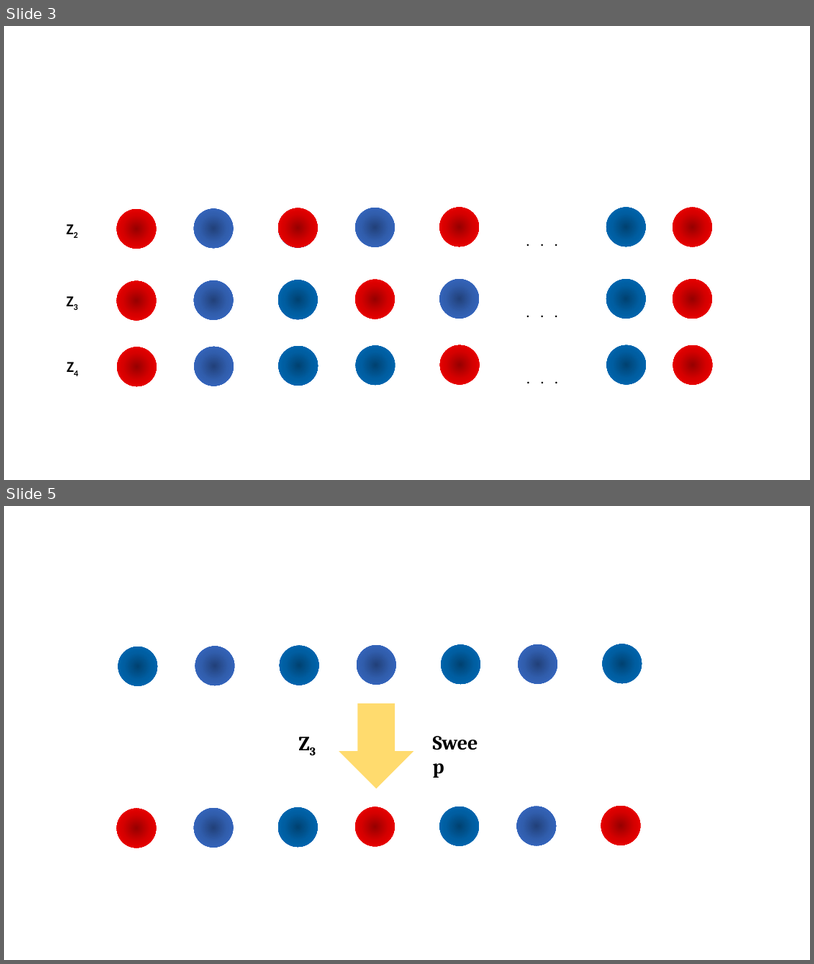
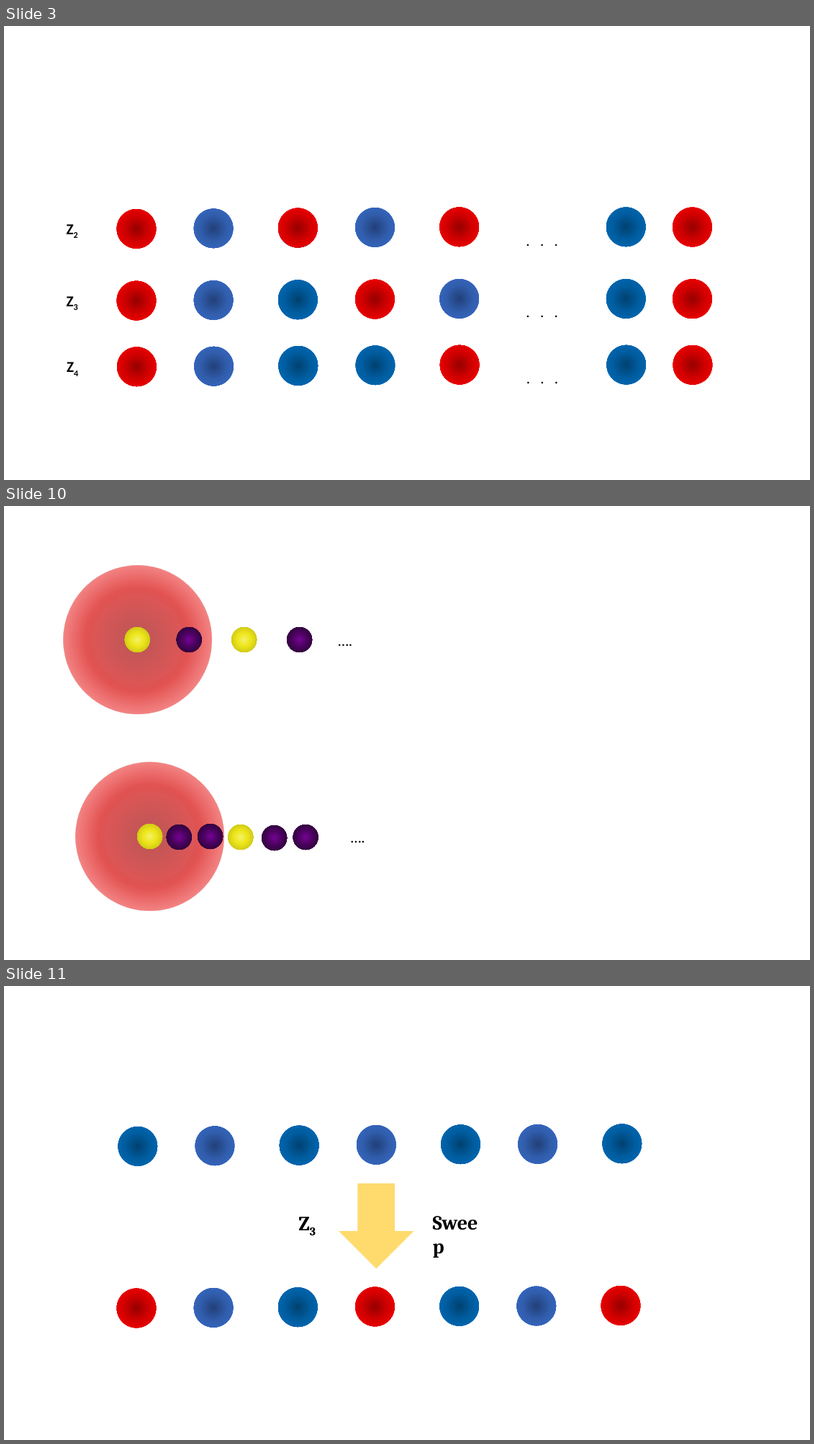
Before and after one commit to oliverlind/L4ProgressGUI, a slide deck: Diagram Powerpoints/Atom Arrays.pptx. Shown one above the other, each under a label of ours: slides 3 and 5 before the commit, slides 3, 10 and 11 after it; the slides between them are not shown. The pictures are 814x964 and 814x1444 pixels, drawn with LibreOffice and Linux fonts; fonts in the diff are those of the drawing. Boxes give left, top, right and bottom in pixels: in the first picture for what was removed or moved away, otherwise in the second. Text is boxed around its words. In the diff, an @@ line names an element or a change of style, - is before the commit and + after.

```diff
--- a/Diagram Powerpoints/Atom Arrays.pptx
+++ b/Diagram Powerpoints/Atom Arrays.pptx
@@ slide 10 added at <box>4,506,810,960</box>, background #FFFFFF @@
@@ ellipse added at <box>63,565,211,713</box>, fill gradient #970000 to #D70000 to #FF0000 @@
@@ ellipse added at <box>125,627,150,652</box>, fill gradient #F4F06E to #EEE71D to #BDB70E @@
@@ ellipse added at <box>176,627,202,652</box>, fill gradient #760395 to #440256 to #1D0124 @@
@@ ellipse added at <box>232,627,257,652</box>, fill gradient #F4F06E to #EEE71D to #BDB70E @@
@@ ellipse added at <box>287,627,313,652</box>, fill gradient #760395 to #440256 to #1D0124 @@
@@ text added at <box>332,628,359,651</box>, 18 pt, text #000000 @@
+….
@@ ellipse added at <box>76,762,224,910</box>, fill gradient #970000 to #D70000 to #FF0000 @@
@@ ellipse added at <box>137,824,162,849</box>, fill gradient #F4F06E to #EEE71D to #BDB70E @@
@@ ellipse added at <box>167,824,192,849</box>, fill gradient #760395 to #440256 to #1D0124 @@
@@ ellipse added at <box>198,824,223,849</box>, fill gradient #760395 to #440256 to #1D0124 @@
@@ ellipse added at <box>229,824,254,849</box>, fill gradient #F4F06E to #EEE71D to #BDB70E @@
@@ ellipse added at <box>262,826,287,851</box>, fill gradient #760395 to #440256 to #1D0124 @@
@@ ellipse added at <box>293,824,319,849</box>, fill gradient #760395 to #440256 to #1D0124 @@
@@ text added at <box>345,824,372,849</box>, 18 pt, text #000000 @@
+….
@@ what was slide 5 is now slide 11 @@
```
Also in this commit, not shown: 2 slides changed, 5 other slides added, 10 other files.
